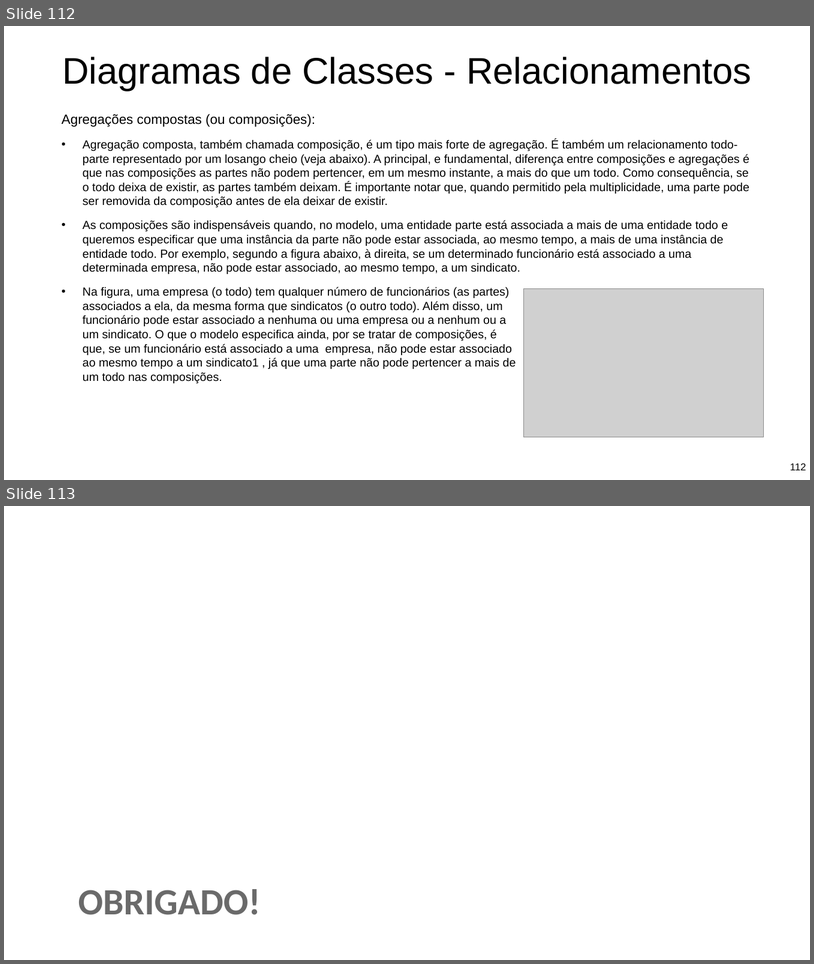
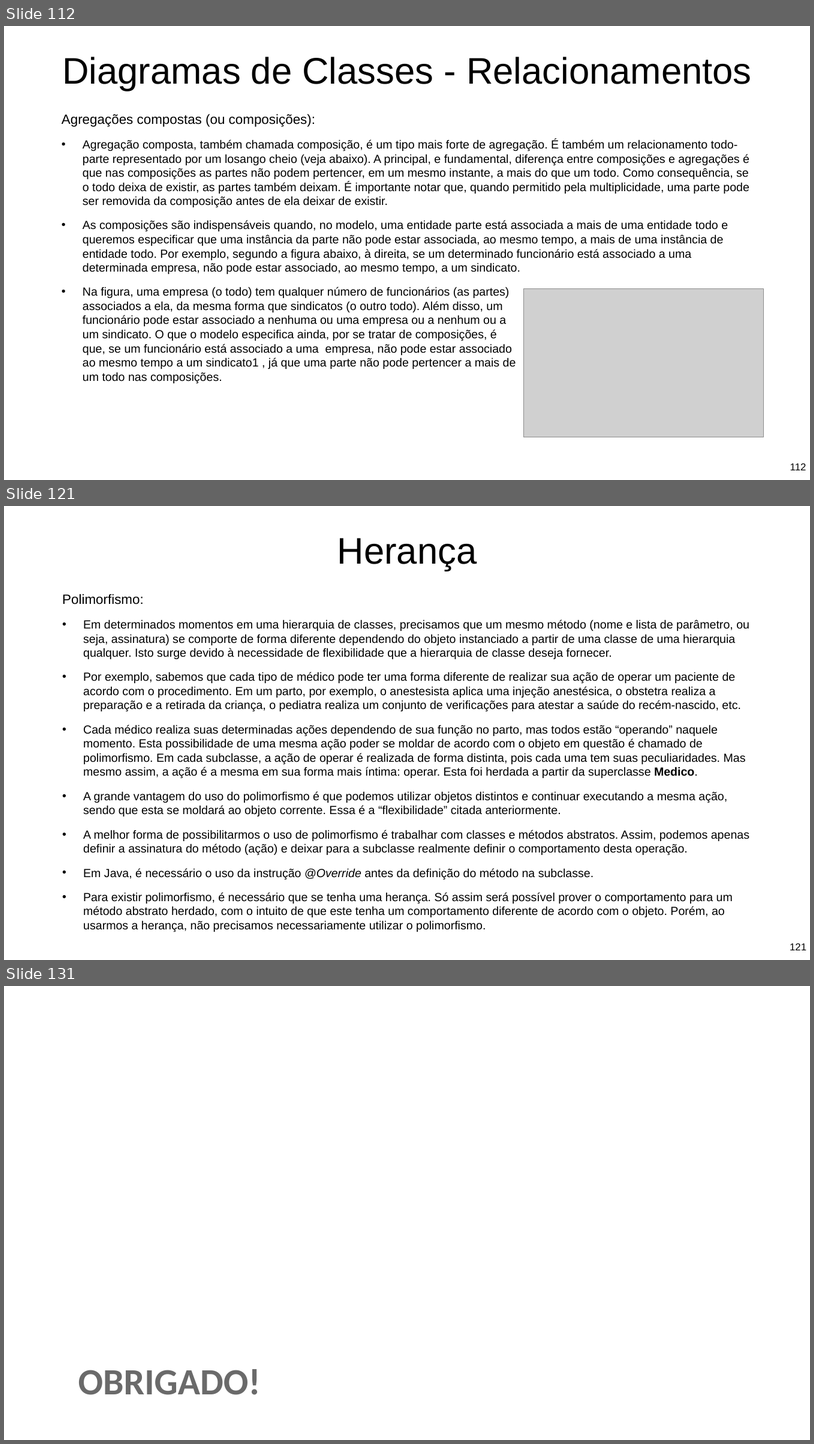
Before and after one commit to Pedrorocha13/2021.1-progoo, a slide deck: materiais/slides.pptx. Shown one above the other, each under a label of ours: slides 112 and 113 before the commit, slides 112, 121 and 131 after it; the slides between them are not shown. The pictures are 814x964 and 814x1444 pixels, drawn with LibreOffice and Linux fonts; fonts in the diff are those of the drawing; grey boxes stand for pictures; background and template pictures are left out. Boxes give left, top, right and bottom in pixels: in the first picture for what was removed or moved away, otherwise in the second. Text is boxed around its words. In the diff, an @@ line names an element or a change of style, - is before the commit and + after.

```diff
--- a/materiais/slides.pptx
+++ b/materiais/slides.pptx
@@ slide 121 added at [4,506,810,960], background picture (left out) @@
@@ title added at [338,538,477,571], 88 pt, text #000000 @@
+Herança
@@ text added at [62,594,750,931], 28 pt, text #000000 @@
+Polimorfismo:
+  • Em determinados momentos em uma hierarquia de classes, precisamos que um mesmo método (nome e lista de parâmetro, ou seja, assinatura) se comporte de forma diferente dependendo do objeto instanciado a partir de uma classe de uma hierarquia qualquer. Isto surge devido à necessidade de flexibilidade que a hierarquia de classe deseja fornecer.
+  • Por exemplo, sabemos que cada tipo de médico pode ter uma forma diferente de realizar sua ação de operar um paciente de acordo com o procedimento. Em um parto, por exemplo, o anestesista aplica uma injeção anestésica, o obstetra realiza a preparação e a retirada da criança, o pediatra realiza um conjunto de verificações para atestar a saúde do recém-nascido, etc.
+  • Cada médico realiza suas determinadas ações dependendo de sua função no parto, mas todos estão “operando” naquele momento. Esta possibilidade de uma mesma ação poder se moldar de acordo com o objeto em questão é chamado de polimorfismo. Em cada subclasse, a ação de operar é realizada de forma distinta, pois cada uma tem suas peculiaridades. Mas mesmo assim, a ação é a mesma em sua forma mais íntima: operar. Esta foi herdada a partir da superclasse Medico.
+  • A grande vantagem do uso do polimorfismo é que podemos utilizar objetos distintos e continuar executando a mesma ação, sendo que esta se moldará ao objeto corrente. Essa é a “flexibilidade” citada anteriormente.
+  • A melhor forma de possibilitarmos o uso de polimorfismo é trabalhar com classes e métodos abstratos. Assim, podemos apenas definir a assinatura do método (ação) e deixar para a subclasse realmente definir o comportamento desta operação.
+  • Em Java, é necessário o uso da instrução @Override antes da definição do método na subclasse.
+  • Para existir polimorfismo, é necessário que se tenha uma herança. Só assim será possível prover o comportamento para um método abstrato herdado, com o intuito de que este tenha um comportamento diferente de acordo com o objeto. Porém, ao usarmos a herança, não precisamos necessariamente utilizar o polimorfismo.
@@ page number added at [790,943,807,950], 24 pt, text #000000 @@
+121
@@ what was slide 113 is now slide 131 @@
```
Also in this commit, not shown: 1 slide changed, 17 other slides added.
